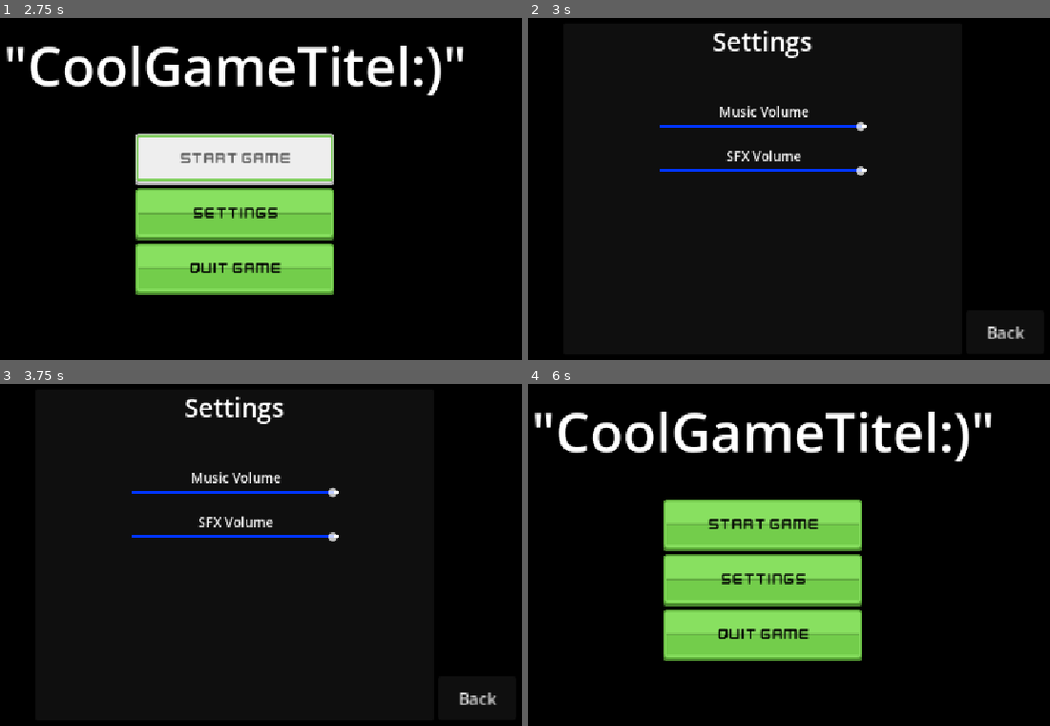
Above: before the commit, frames 1-4 (two rows, left to right).
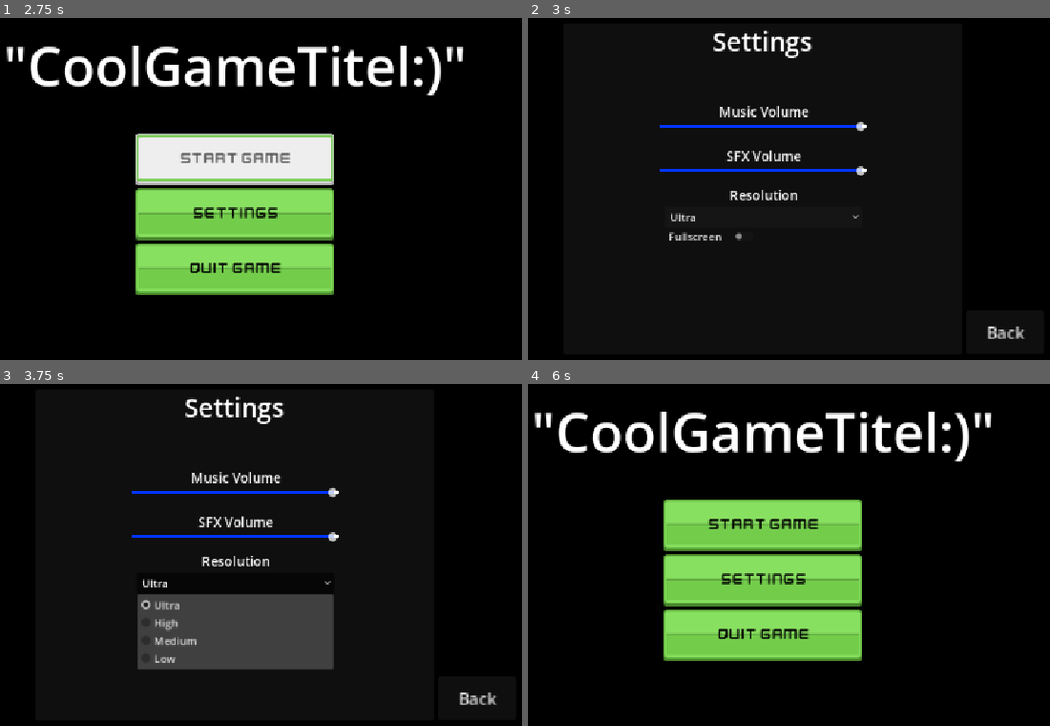
Above: after the commit, the same moments.

Repository: Funky-lr/simple-menu-ui
Game: Godot game, scene res://Scenes/menu.tscn
Two runs of this game, one before a commit and one after it. Both use one fixed random seed, a clock stepped at 60 frames per second and the inputs below.
Inputs (mouse positions are in pixels of both pictures, inside the frame that each line leads up to):
- Up to frame 1 (2.75 s): click "Start Game" at 0.5 s; click "Start Game" at 1.25 s; click "Start Game" at 2 s
- Up to frame 2 (3 s): click "Settings" at 2.75 s
- Up to frame 3 (3.75 s): click (234, 582) at 3.5 s, where only the run after the commit has a clickable "Ultra"
- Up to frame 4 (6 s): click (762, 582) at 4.25 s, where only the run after the commit has a clickable "Ultra"; click (762, 582) at 5 s, where only the run after the commit has a clickable "Ultra"; click "Back" at 5.75 s

Frame 1 is identical in both runs. In frame 2, 0.5% of the frame differs, in the area x 27-64%, y 50-66%; in frame 3, 8.6%, in the area x 26-64%, y 50-84%; in frame 4, nothing differs.

Commit message:
Fullscreen+Resolution Option

Diff:
--- a/Scenes/menu.tscn
+++ b/Scenes/menu.tscn
@@ -3,8 +3,10 @@
 [ext_resource type="Script" uid="uid://dlrufsiowdvug" path="res://Scripts/menu.gd" id="1_ouk20"]
 [ext_resource type="Theme" uid="uid://detvdevh2dtte" path="res://Assets/kenneyUI-green.tres" id="3_158mb"]
 [ext_resource type="Script" uid="uid://brhdgty18btq3" path="res://Scripts/audio_control.gd" id="3_cayip"]
+[ext_resource type="Script" uid="uid://cqxcn7pwtkj40" path="res://Scripts/fullscreen_button.gd" id="4_jsrd8"]
 [ext_resource type="AudioStream" uid="uid://d4agey23walas" path="res://Assets/Audios/testMusic.ogg" id="4_wwsa2"]
 [ext_resource type="AudioStream" uid="uid://dkyb81uln2gcm" path="res://Assets/Audios/TestSFX.ogg" id="5_jsrd8"]
+[ext_resource type="Script" uid="uid://cy6rc1j3kv8xa" path="res://Scripts/scale_resolution_control.gd" id="5_wbdvm"]
 
 [sub_resource type="StyleBoxLine" id="StyleBoxLine_xhh6f"]
 color = Color(1, 1, 1, 1)
@@ -190,16 +192,57 @@
 horizontal_alignment = 1
 vertical_alignment = 1
 
+[node name="ResolutionLabel" type="Label" parent="OptionsPanel" unique_id=54456394]
+layout_mode = 1
+anchors_preset = 10
+anchor_right = 1.0
+offset_left = 2.0
+offset_top = 232.0
+offset_right = 2.0
+offset_bottom = 286.0
+grow_horizontal = 2
+theme_override_font_sizes/font_size = 20
+text = "Resolution"
+horizontal_alignment = 1
+vertical_alignment = 1
+
+[node name="FullscreenButton" type="CheckButton" parent="OptionsPanel" unique_id=827716726]
+layout_mode = 0
+offset_left = 152.0
+offset_top = 300.0
+offset_right = 294.0
+offset_bottom = 343.0
+text = "Fullscreen"
+script = ExtResource("4_jsrd8")
+
+[node name="ScaleResolutionControl" type="OptionButton" parent="OptionsPanel" unique_id=1580183776]
+layout_mode = 0
+offset_left = 152.0
+offset_top = 277.0
+offset_right = 450.0
+offset_bottom = 308.0
+selected = 0
+item_count = 4
+popup/item_0/text = "Ultra"
+popup/item_0/id = 0
+popup/item_1/text = "High"
+popup/item_1/id = 1
+popup/item_2/text = "Medium"
+popup/item_2/id = 2
+popup/item_3/text = "Low"
+popup/item_3/id = 3
+script = ExtResource("5_wbdvm")
+
 [node name="TestMusic" type="AudioStreamPlayer" parent="." unique_id=1341049314]
 stream = ExtResource("4_wwsa2")
-autoplay = true
 bus = &"Music"
 
 [node name="TestSFX" type="AudioStreamPlayer" parent="." unique_id=1130952877]
 stream = ExtResource("5_jsrd8")
-autoplay = true
 bus = &"SFX"
 
 [connection signal="pressed" from="OptionsPanel/BackButton" to="." method="_on_back_OptionsButton_pressed"]
 [connection signal="value_changed" from="OptionsPanel/MusicSlider" to="OptionsPanel/MusicSlider" method="_on_value_changed"]
 [connection signal="value_changed" from="OptionsPanel/SFXSlider" to="OptionsPanel/SFXSlider" method="_on_value_changed"]
+[connection signal="toggled" from="OptionsPanel/FullscreenButton" to="OptionsPanel/FullscreenButton" method="_on_toggled"]
+[connection signal="item_selected" from="OptionsPanel/ScaleResolutionControl" to="OptionsPanel/ScaleResolutionControl" method="_on_item_selected"]
--- /dev/null
+++ b/Scripts/fullscreen_button.gd
@@ -0,0 +1,7 @@
+extends CheckButton
+
+func _on_toggled(toggled_on: bool) -> void:
+	if toggled_on == true:
+		DisplayServer.window_set_mode(DisplayServer.WINDOW_MODE_FULLSCREEN)
+	else:
+		DisplayServer.window_set_mode(DisplayServer.WINDOW_MODE_WINDOWED)
--- /dev/null
+++ b/Scripts/scale_resolution_control.gd
@@ -0,0 +1,6 @@
+extends OptionButton
+
+func _on_item_selected(index: int) -> void:
+	var options = [1, 0.75, 0.5, 0.25]
+	var value = options[index]
+	get_tree().root.scaling_3d_scale = value
--- a/project.godot
+++ b/project.godot
@@ -23,6 +23,14 @@
 window/size/mode=2
 window/stretch/mode="canvas_items"
 
+[file_customization]
+
+folder_colors={
+"res://Assets/": "purple",
+"res://Scenes/": "orange",
+"res://Scripts/": "red"
+}
+
 [physics]
 
 3d/physics_engine="Jolt Physics"
Not shown, added: Scripts/fullscreen_button.gd.uid
Not shown, added: Scripts/scale_resolution_control.gd.uid
